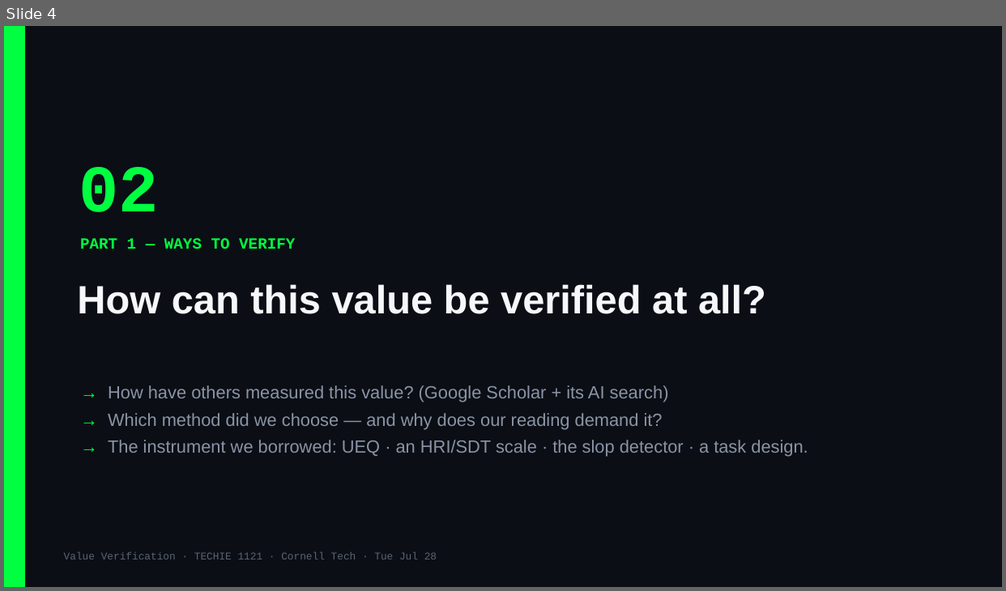
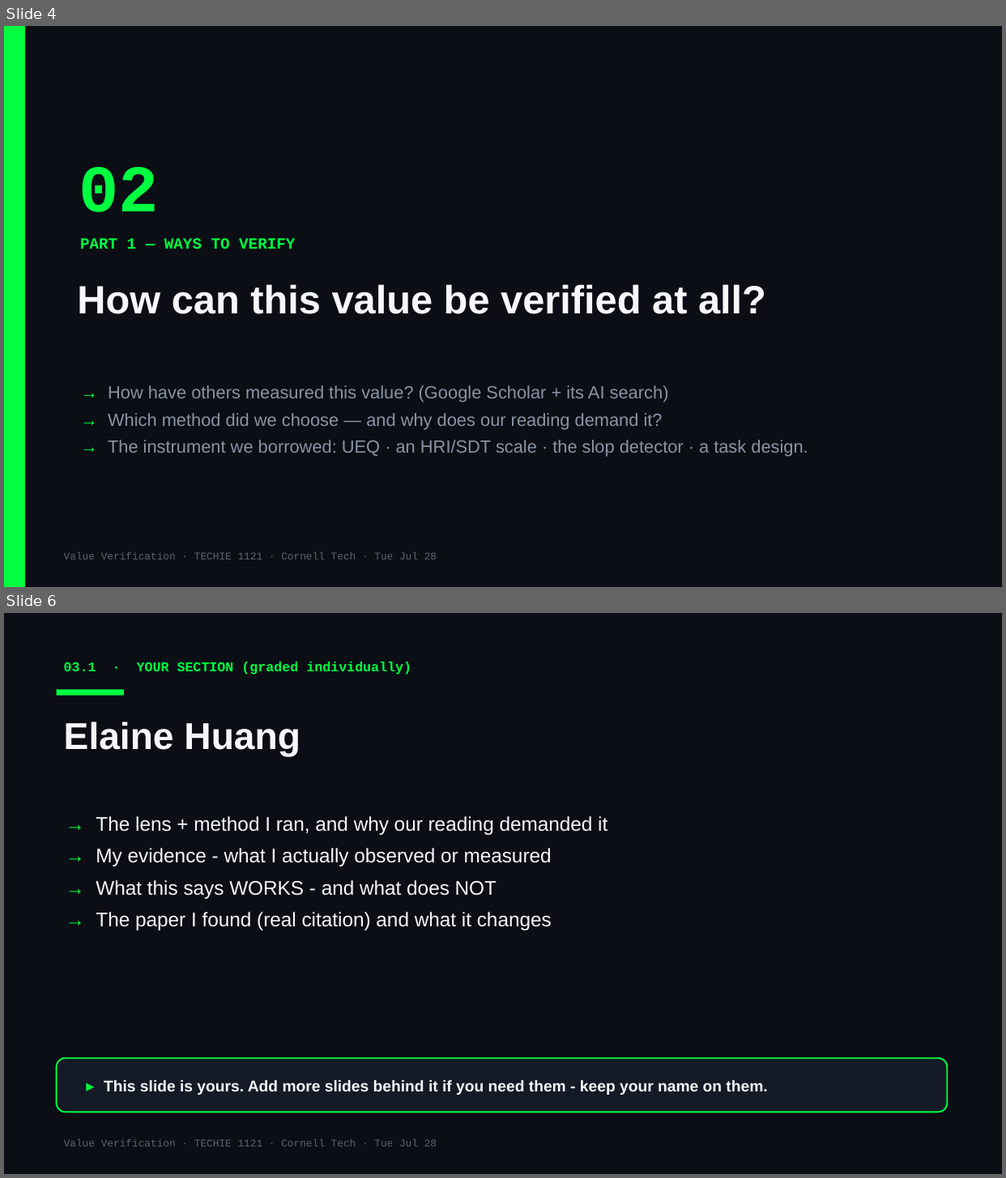
Before and after one commit to Cornell-Tech-Vibe-Coding-Summer-2026/website, a slide deck: slides/team-decks/Week3-Tue-were-always-two-steps-ahead.pptx. Shown one above the other, each under a label of ours: slide 4 before the commit, slides 4 and 6 after it; the slides between them are not shown. The pictures are 1006x591 and 1006x1178 pixels, drawn with LibreOffice and Linux fonts; fonts in the diff are those of the drawing. Boxes give left, top, right and bottom in pixels: in the first picture for what was removed or moved away, otherwise in the second. Text is boxed around its words. In the diff, an @@ line names an element or a change of style, - is before the commit and + after.

```diff
--- a/slides/team-decks/Week3-Tue-were-always-two-steps-ahead.pptx
+++ b/slides/team-decks/Week3-Tue-were-always-two-steps-ahead.pptx
@@ slide 6 added at <box>4,613,1002,1174</box>, background #0B0E14 @@
@@ text added at <box>64,662,411,675</box>, 13 pt, text #00FF41, bold @@
+03.1 · YOUR SECTION (graded individually)
@@ rectangle added at <box>57,689,124,696</box>, fill #00FF41 @@
@@ text added at <box>64,722,300,757</box>, 36 pt, text #F5F7FA, bold @@
+Elaine Huang
@@ text added at <box>96,816,607,931</box>, 19 pt, text #F5F7FA @@
+→ The lens + method I ran, and why our reading demanded it
+→ My evidence - what I actually observed or measured
+→ What this says WORKS - and what does NOT
+→ The paper I found (real citation) and what it changes
@@ rounded rectangle added at <box>57,1059,948,1112</box>, fill #151B26, outline #00FF41 1.5 pt @@
@@ text added at <box>104,1080,767,1095</box>, 15 pt, text #F5F7FA, bold @@
+▸ This slide is yours. Add more slides behind it if you need them - keep your name on them.
@@ text added at <box>64,1139,437,1147</box>, 10 pt, text #5A6474 @@
+Value Verification · TECHIE 1121 · Cornell Tech · Tue Jul 28
```
Also in this commit, not shown: 2 slides changed, 2 other slides added, 7 other files.
